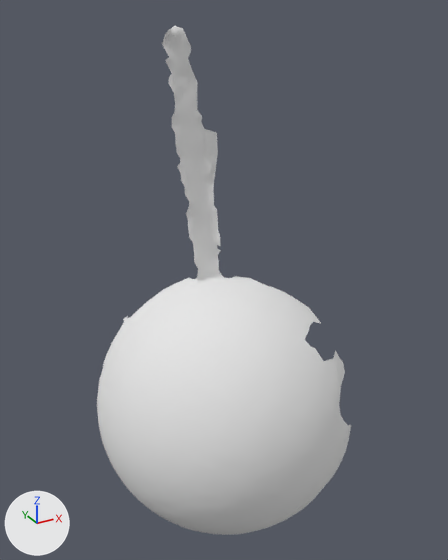
What one commit did to the OBJ model res/pendulum_horizontal/Pendulum_horizontal.000109.obj.
Camera for both pictures: a 50 mm camera at (43.0, -460.0, 394.0) aimed at (328.0, 58.0, 135.0). The axes (+X, +Y, +Z) are drawn at lower left. The lights are the same throughout. Where no turn or scale is listed for an object, it has been applied to the vertices.

Script lines for the objects in view, before the commit:
```python
me_pendulum_horizontal_000109 = bpy.data.meshes.new('Pendulum_horizontal.000109')
me_pendulum_horizontal_000109.from_pydata(...)  # 5471 vertices, 10761 faces; spans x 192.0..435.0, y -72.0..174.0, z -168.0..378.0
me_pendulum_horizontal_000109.materials.append(mat_pendulum_horizontal_000109)  # white #e7e7e7
ob_pendulum_horizontal_000109 = bpy.data.objects.new('Pendulum_horizontal.000109', me_pendulum_horizontal_000109)
ob_pendulum_horizontal_000109.location = (0.0, 0.0, 0.0)
```
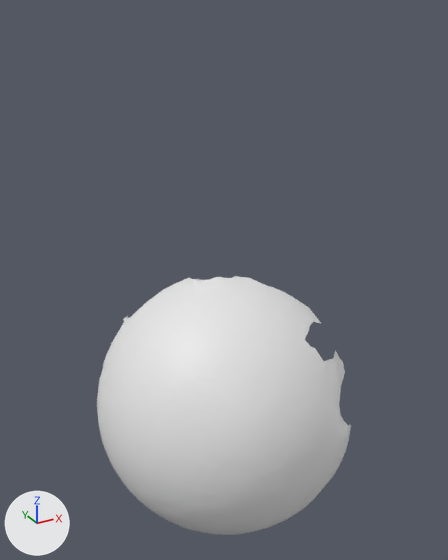
Boxes [x1, y1, x2, y2] around the edits, measured in the pictures (448 x 560 px):
'Pendulum_horizontal.000109', reshaped (49% shorter)
    before: [97, 26, 351, 535]
    after: [97, 276, 351, 535]
part 1 of me_pendulum_horizontal_000109, deleted
    before: [162, 26, 224, 280]

The change, as a list of edits to the scene's bpy script:
```text
Change me_pendulum_horizontal_000109:
    used by ob_pendulum_horizontal_000109; location = (0.0, 0.0, 0.0)
    remove me_pendulum_horizontal_000109.from_pydata(...)  # 5471 vertices, 10761 faces; spans x 192.0..435.0, y -72.0..174.0, z -168.0..378.0
    remove me_pendulum_horizontal_000109.materials.append(mat_pendulum_horizontal_000109)  # white #e7e7e7
    add me_pendulum_horizontal_000109.from_pydata(...)  # 4993 vertices, 9883 faces; spans x 192.0..435.0, y -72.0..174.0, z -168.0..126.0
    me_pendulum_horizontal_000109 part 1: 478 vertices removed from x 289.0..347.0, y 82.0..109.0, z 127.0..378.0
```
